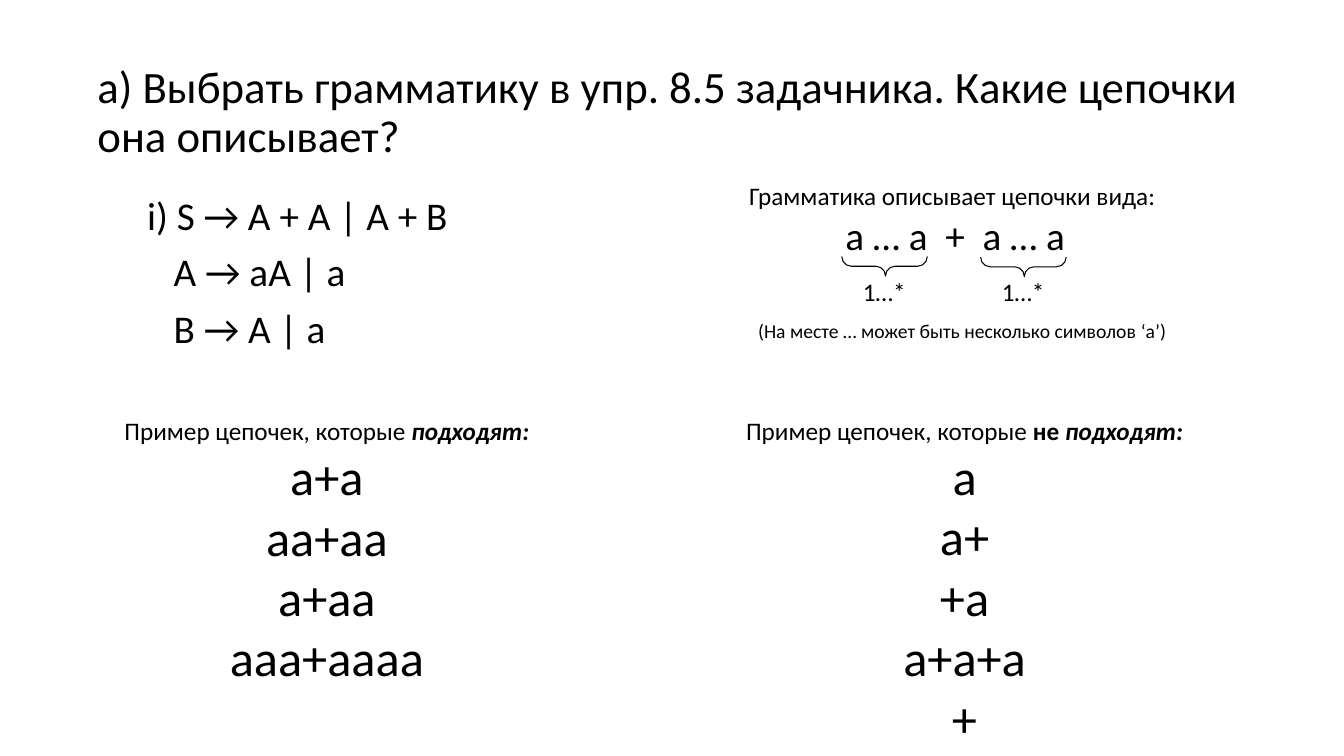
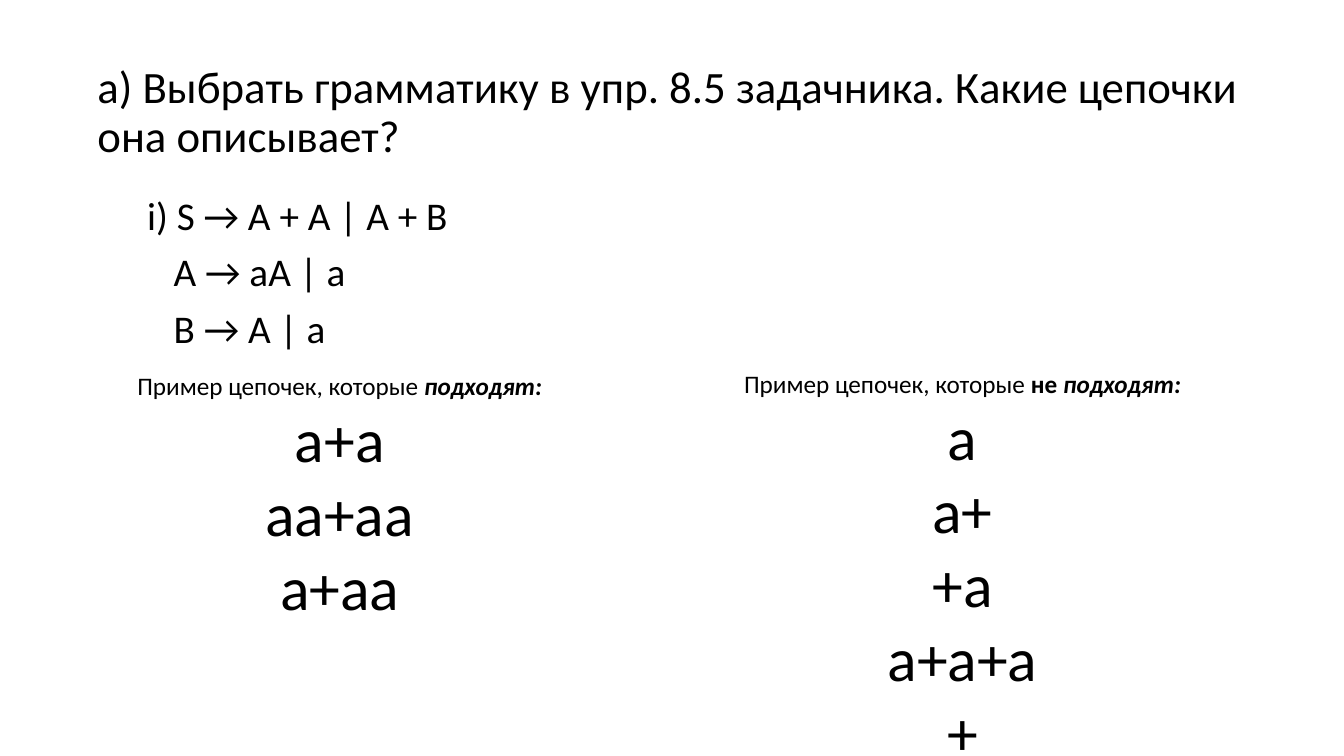
Before and after one commit to goddamnteam/korzun, a slide deck: slide 4 of task6.pptx (slide 3 before the commit). Drawn at 1344x756 pixels with LibreOffice and Linux fonts; fonts in the diff are those of the drawing. Boxes give left, top, right and bottom in pixels: in the first picture for what was removed or moved away, otherwise in the second. Text is boxed around its words. In the diff, an @@ line names an element or a change of style, - is before the commit and + after.

```diff
--- a/task6.pptx
+++ b/task6.pptx
@@ text removed at (x1=749, y1=188, x2=1155, y2=260) @@
-Грамматика описывает цепочки вида:
-a … a + a … a
@@ left brace removed at (x1=842, y1=257, x2=928, y2=276) @@
@@ left brace removed at (x1=981, y1=257, x2=1067, y2=276) @@
@@ text removed at (x1=863, y1=283, x2=906, y2=301) @@
-1…*
@@ text removed at (x1=1002, y1=283, x2=1045, y2=301) @@
-1…*
@@ text removed at (x1=758, y1=324, x2=1166, y2=341) @@
-(На месте … может быть несколько символов ‘a’)
@@ text "Пример цепочек, которые подходят:" moved from (x1=124, y1=423, x2=529, y2=677) to (x1=137, y1=378, x2=542, y2=611) @@
@@ text "Пример цепочек, которые не подходят:" moved from (x1=746, y1=423, x2=1183, y2=677) to (x1=744, y1=376, x2=1181, y2=682) @@
@@ text at (x1=265, y1=428, x2=414, y2=611): size 36 to 44 pt in "a+a", "aa+aa", "a+aa" @@
@@ text at (x1=888, y1=430, x2=1038, y2=682): size 36 to 44 pt in "a", "a+", "+a", "a+a+a" and 1 more places @@
@@ text at (x1=230, y1=648, x2=424, y2=677): paragraph removed @@
-ааа+аааа
```
Also in this commit, not shown: 7 other slides changed, 3 slides added.
